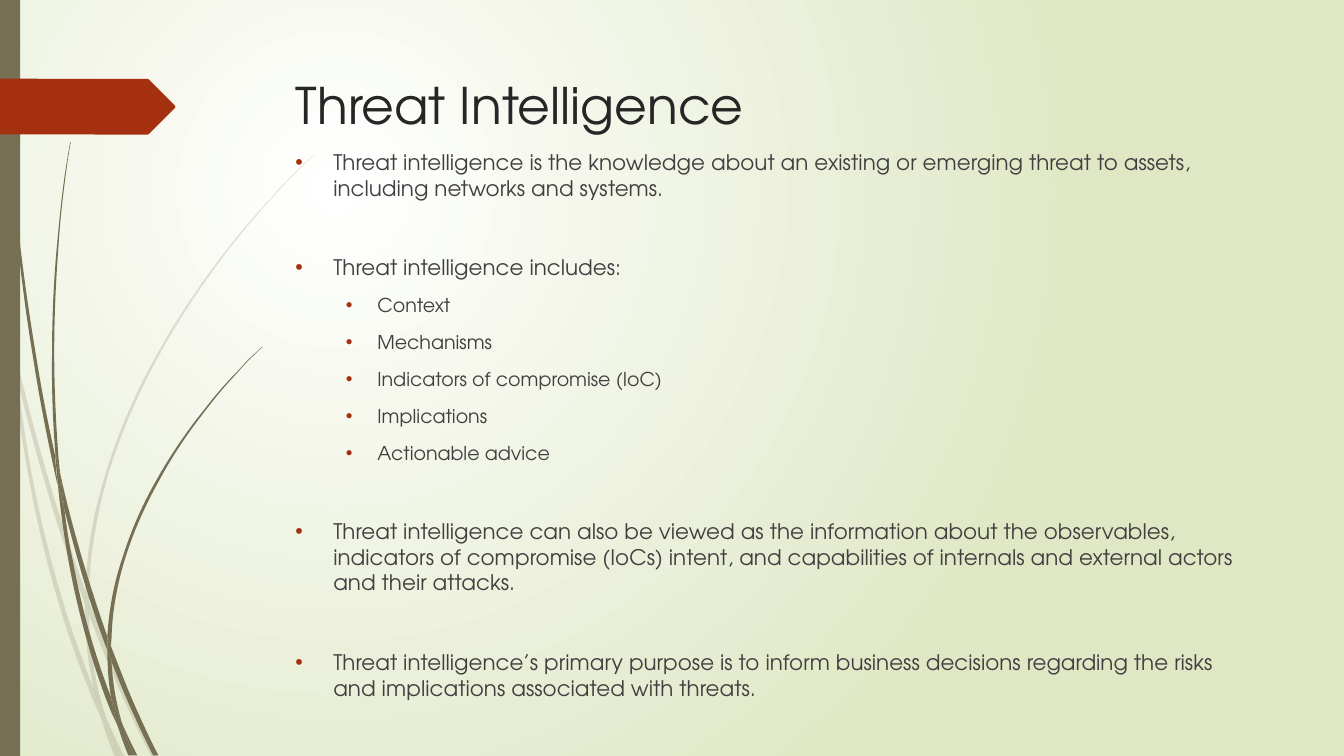
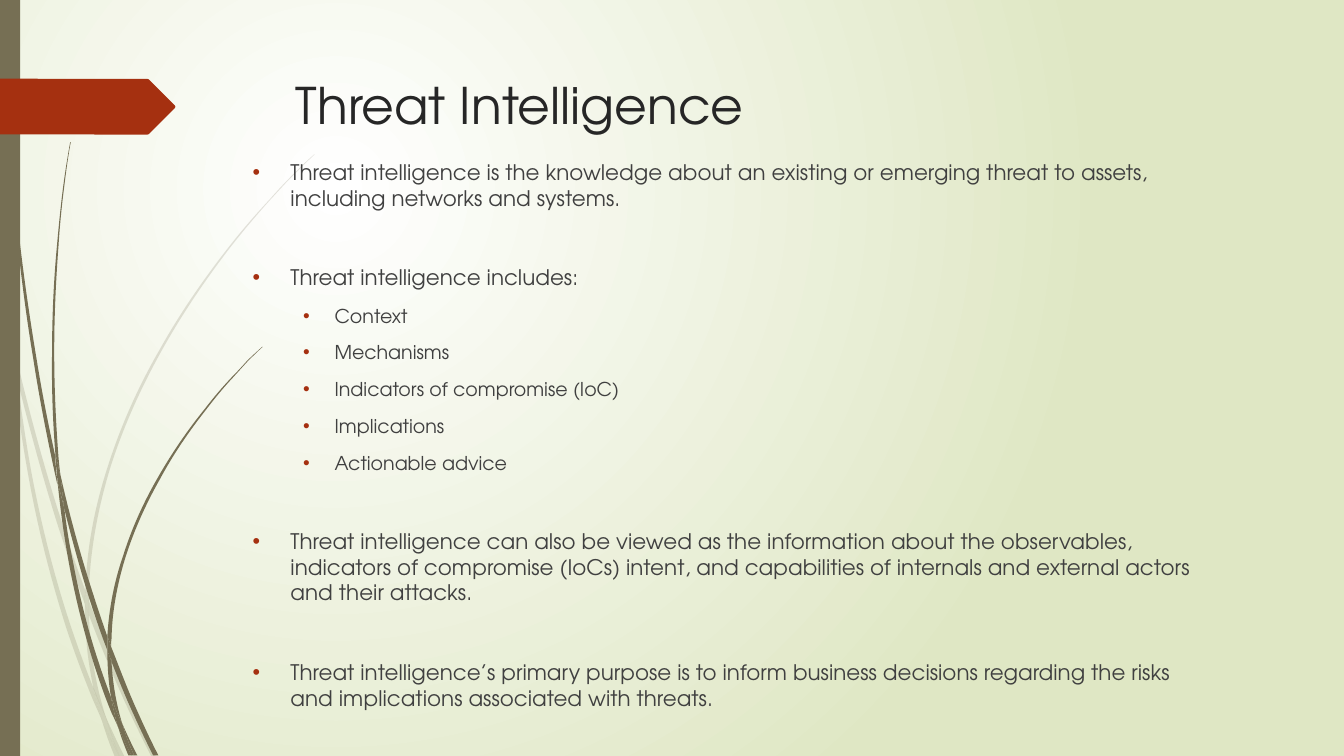
Before and after one commit to Rokari-19/the-level-of-shege, a slide deck: slide 27 of 300lv notes /cyb309/CYB309 I.pptx (slide 28 before the commit). Drawn at 1344x756 pixels with LibreOffice and Linux fonts; fonts in the diff are those of the drawing. Boxes give left, top, right and bottom in pixels: in the first picture for what was removed or moved away, otherwise in the second. Text is boxed around its words. In the diff, an @@ line names an element or a change of style, - is before the commit and + after.

```diff
--- a/300lv notes /cyb309/CYB309 I.pptx
+++ b/300lv notes /cyb309/CYB309 I.pptx
@@ text "Threat intelligence is the knowledge ..." moved from (x1=333, y1=154, x2=1232, y2=700) to (x1=290, y1=164, x2=1189, y2=710) @@
```
Also in this commit, not shown: 3 other slides changed, 2 slides added, 3 slides removed, 11 other files.
